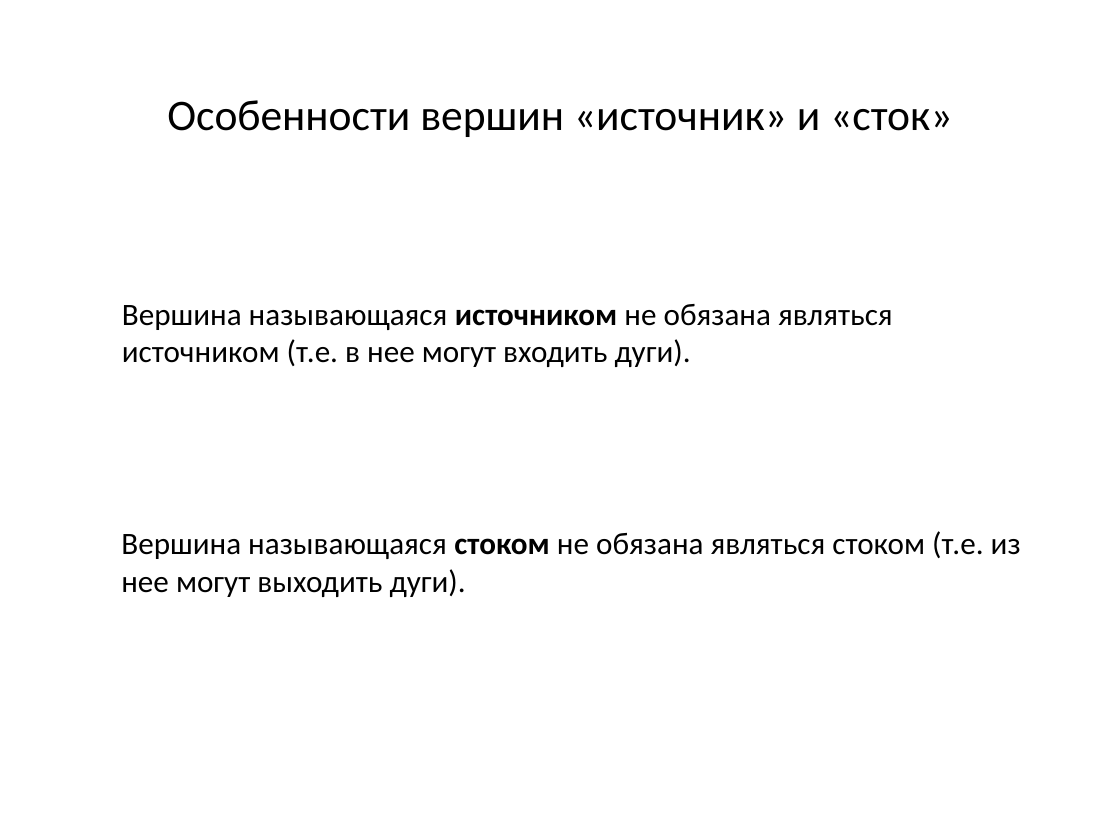
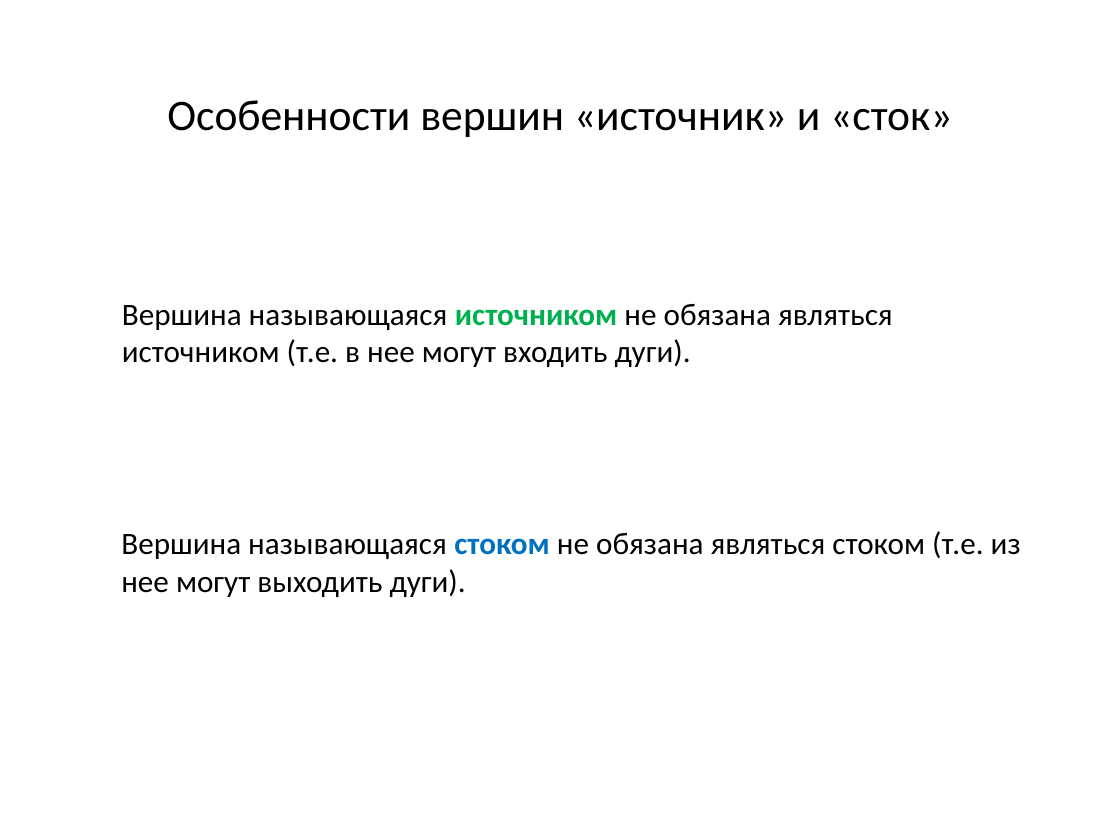
Before and after one commit to SteinbergOB/ANG, a slide deck: slide 39 of Презентации/Лекция 4.pptx. Drawn at 1120x840 pixels with LibreOffice and Linux fonts; fonts in the diff are those of the drawing. Boxes give left, top, right and bottom in pixels: in the first picture for what was removed or moved away, otherwise in the second. Text is boxed around its words. In the diff, an @@ line names an element or a change of style, - is before the commit and + after.

```diff
--- a/Презентации/Лекция 4.pptx
+++ b/Презентации/Лекция 4.pptx
@@ text "Вершина называющаяся источником не обязана ..." at <box>122,304,893,367</box>: text colour #000000 to #00B050 in "источником" @@
@@ text "Вершина называющаяся стоком не обязана ..." at <box>121,531,1021,597</box>: text colour #000000 to #0070C0 in "стоком" @@
```
Also in this commit, not shown: 4 other slides changed, 14 slides added, 2 other files.
